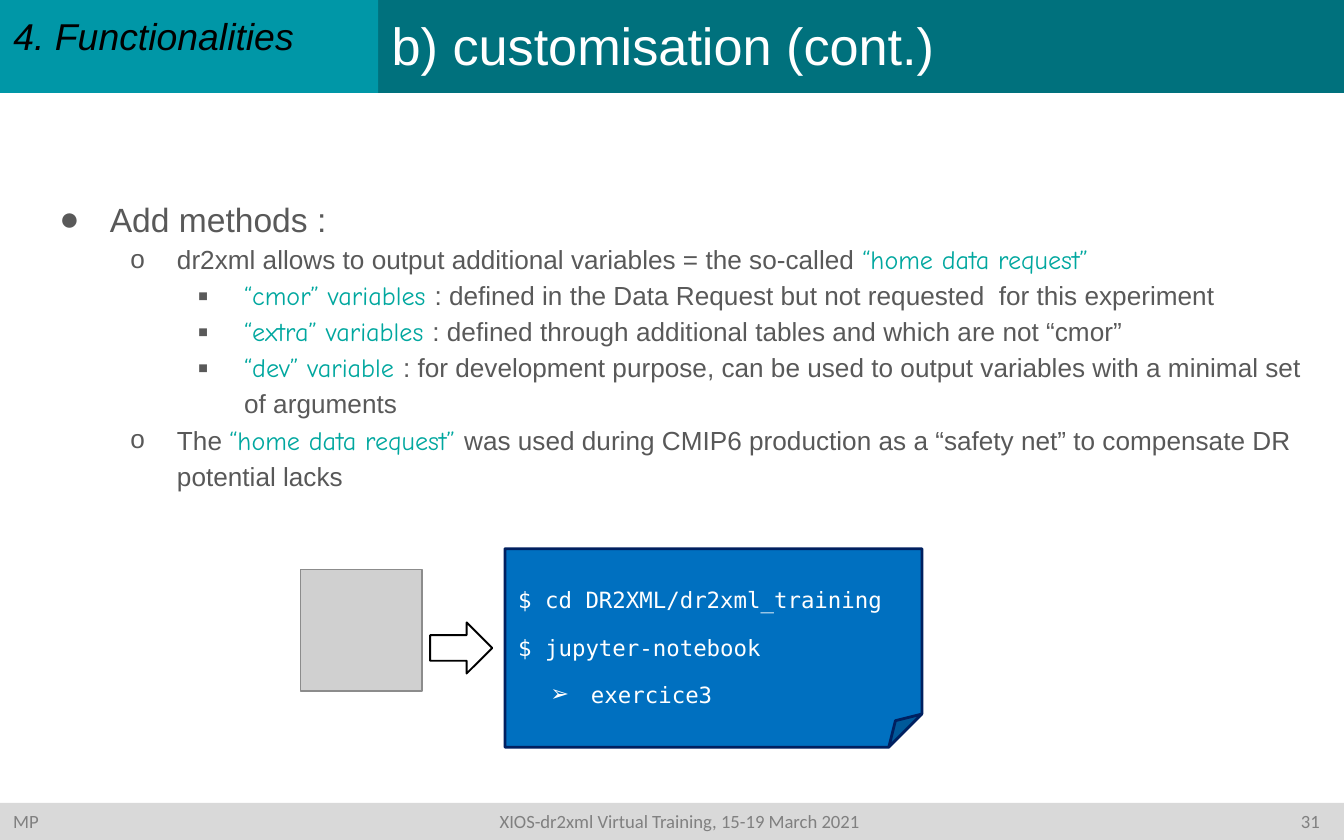
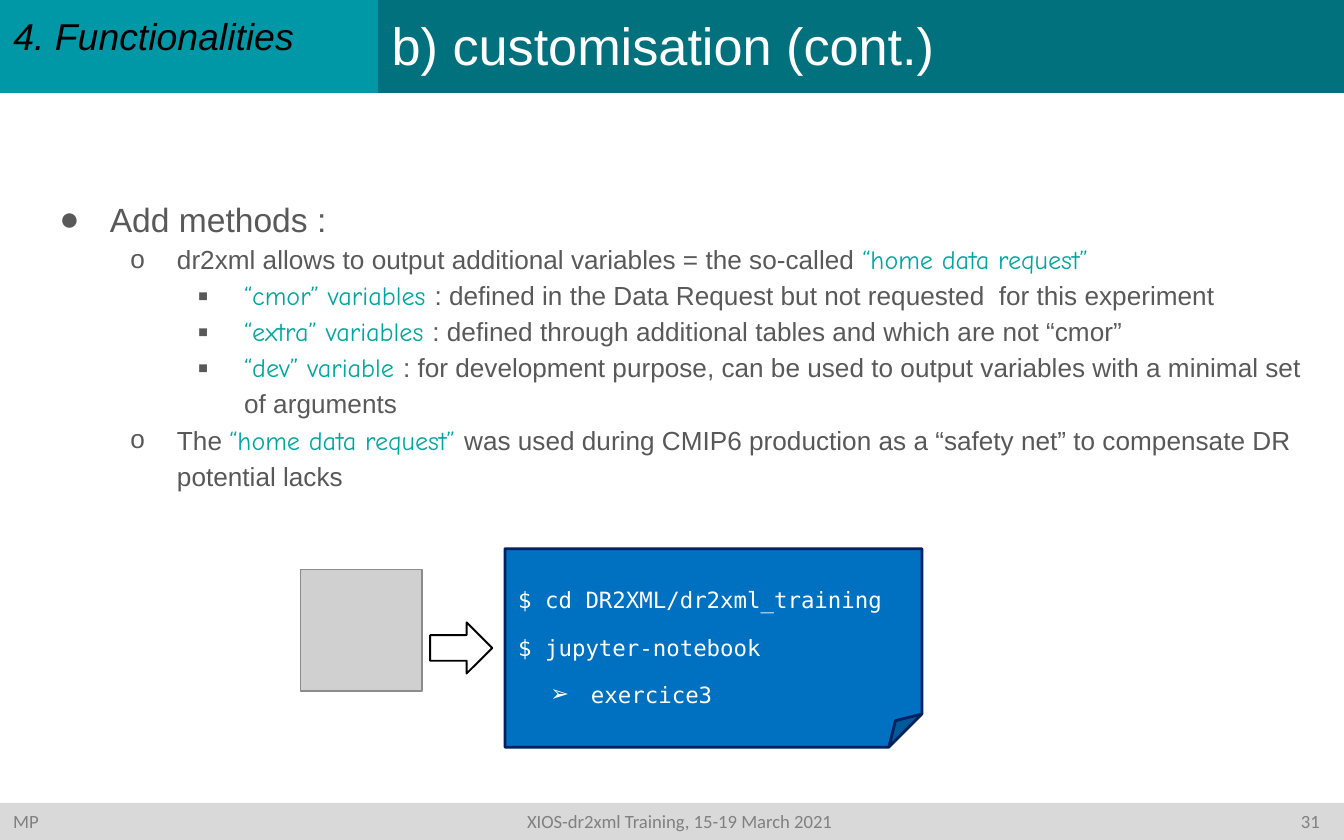
Before and after one commit to rigoudyg/dr2xml, a slide deck: slide 32 of slides/Formation_dr2xml_v4.pptx. Drawn at 1344x840 pixels with LibreOffice and Linux fonts; fonts in the diff are those of the drawing; grey boxes stand for pictures. Boxes give left, top, right and bottom in pixels: in the first picture for what was removed or moved away, otherwise in the second. Text is boxed around its words. In the diff, an @@ line names an element or a change of style, - is before the commit and + after.

```diff
--- a/slides/Formation_dr2xml_v4.pptx
+++ b/slides/Formation_dr2xml_v4.pptx
@@ text in rectangle at (x1=13, y1=815, x2=1320, y2=831): text changed @@
-MP XIOS-dr2xml Virtual Training, 15-19 March 2021 31
+MP XIOS-dr2xml Training, 15-19 March 2021 31
```
Also in this commit, not shown: 6 other slides changed, 1 other file.
